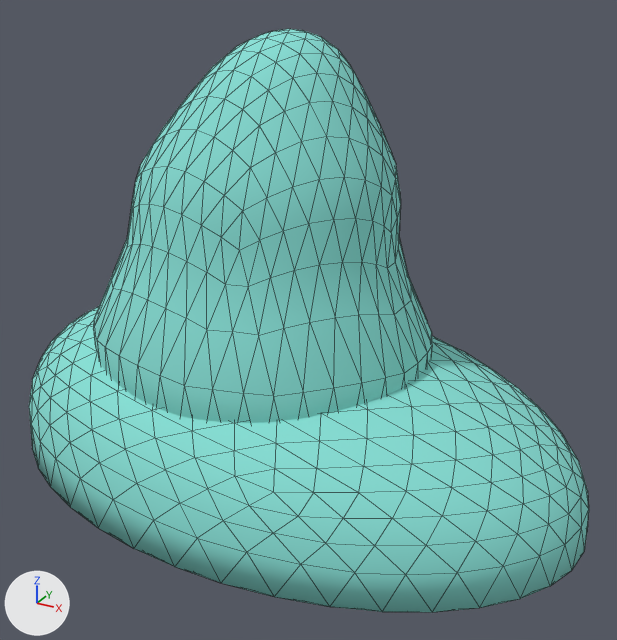
What one commit did to the glTF model game/transmissions/models/head_boss.glb.
Both versions are drawn from a 50 mm lens placed at (1.013, -1.714, 1.289), pointed at (0.079, -0.016, 0.441). Every picture has the same lights, and +X, +Y and +Z are marked at lower left. The picture after the commit comes second. Mesh edges are drawn as thin lines.

Names of what the first picture shows: 'BossHead', 'BossShoulders'.
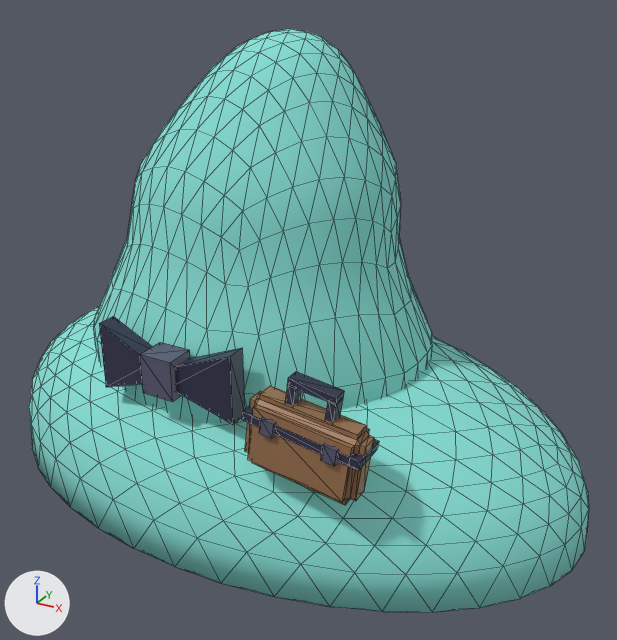
Location of each change, (x1, y1, x2, y2) in pixels of the pictures (617 x 640 px):
'BossBriefcase', added: after (242, 372, 379, 505)
    faces in mat_bosscase (brown #9b7350): (245, 386, 375, 505)
    faces in mat_alientie (dark blue #30304b): (242, 372, 379, 471)
    faces in mat_alientieknot (greyish blue #595973): (259, 417, 339, 466)
'BossTie', added: after (99, 316, 245, 425)
    faces in mat_alientie (dark blue #30304b): (99, 316, 245, 425)
    faces in mat_alientieknot (greyish blue #595973): (140, 342, 190, 402)

The change, as a diff of the scene's bpy script:
```diff
--- a/game/transmissions/models/head_boss.glb.py
+++ b/game/transmissions/models/head_boss.glb.py
@@ mat_alientieknot @@
+mat_alientieknot = principled_material('AlienTieKnot')
+mat_alientieknot.base_color = (0.1, 0.1, 0.17)  # greyish blue #595973
@@ mat_alientie @@
+mat_alientie = principled_material('AlienTie')
+mat_alientie.base_color = (0.03, 0.03, 0.07)  # dark blue #30304b
@@ mat_bosscase @@
+mat_bosscase = principled_material('BossCase')
+mat_bosscase.base_color = (0.33, 0.17, 0.08)  # brown #9b7350
@@ me_bosstie_001 @@
+me_bosstie_001.from_pydata(...)  # 24 vertices, 36 faces; spans x -0.175..0.175, y -0.038..0.038, z -0.081..0.081
+# faces by material slot: [24, 12]
+me_bosstie_001.materials.append(mat_alientie)  # dark blue #30304b
+me_bosstie_001.materials.append(mat_alientieknot)  # greyish blue #595973
@@ me_bossbriefcase @@
+me_bossbriefcase.from_pydata(...)  # 96 vertices, 164 faces; spans x -0.138..0.138, y -0.05..0.042, z -0.1..0.15
+# faces by material slot: [92, 48, 24]
+me_bossbriefcase.materials.append(mat_bosscase)  # brown #9b7350
+me_bossbriefcase.materials.append(mat_alientie)  # dark blue #30304b
+me_bossbriefcase.materials.append(mat_alientieknot)  # greyish blue #595973
@@ ob_bosstie @@
+ob_bosstie = bpy.data.objects.new('BossTie', me_bosstie_001)
+ob_bosstie.location = (-0.07, -0.39, 0.43)
@@ ob_bossbriefcase @@
+ob_bossbriefcase = bpy.data.objects.new('BossBriefcase', me_bossbriefcase)
+ob_bossbriefcase.location = (0.3, -0.423, 0.37)
```
